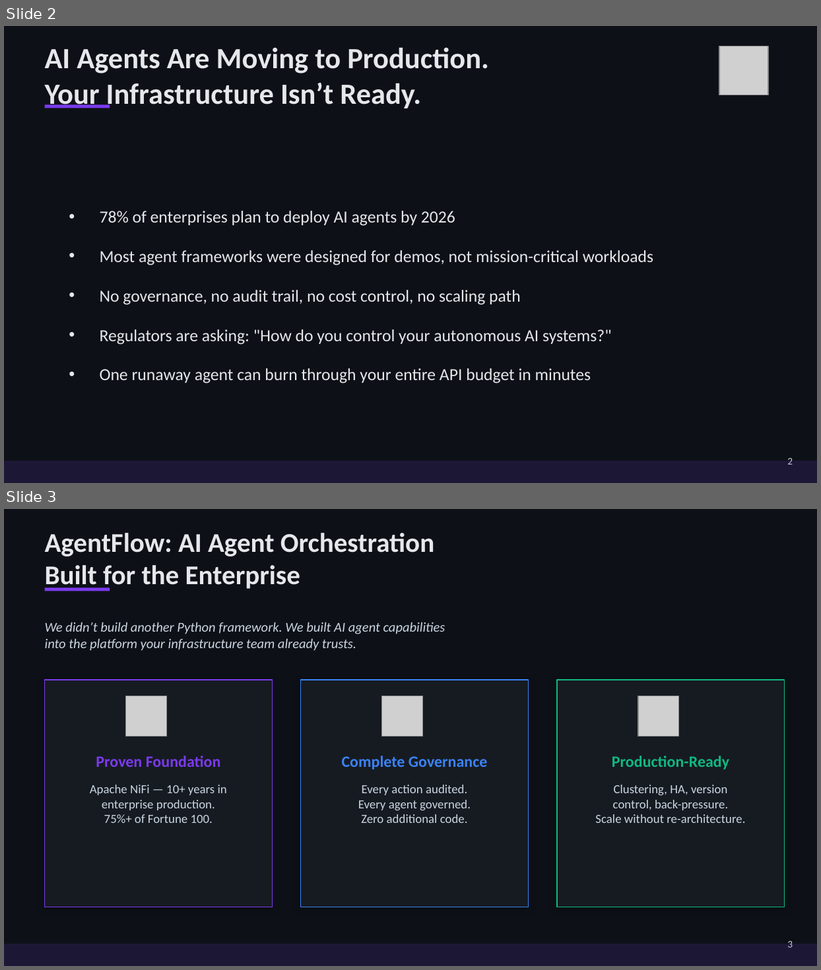
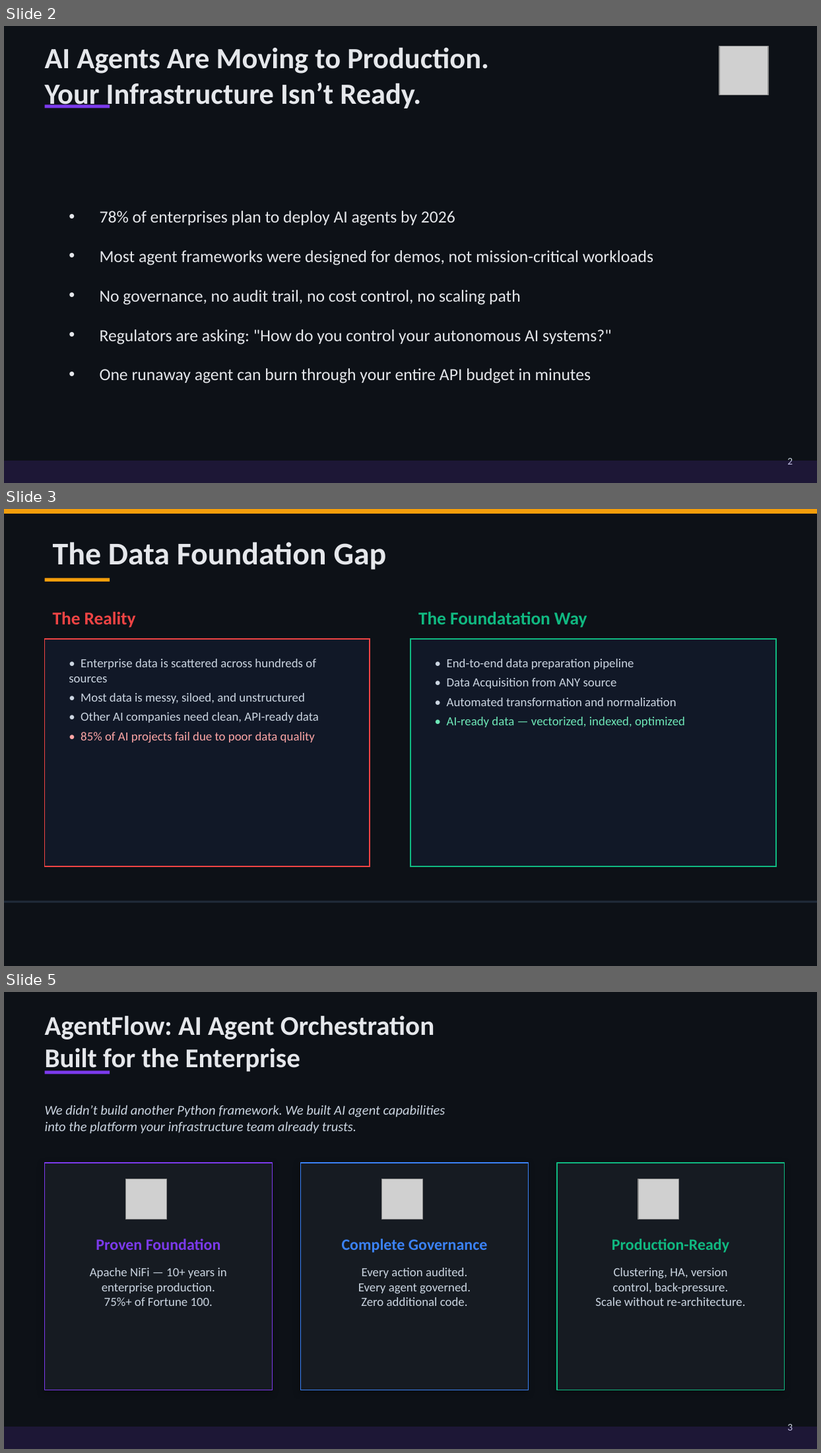
Before and after one commit to bjkolly/agentflow-nifi, a slide deck: docs/agentflow-executive-deck.pptx. Shown one above the other, each under a label of ours: slides 2 and 3 before the commit, slides 2, 3 and 5 after it; the slides between them are not shown. The pictures are 821x970 and 821x1453 pixels, drawn with LibreOffice and Linux fonts; fonts in the diff are those of the drawing; grey boxes stand for pictures. Boxes give left, top, right and bottom in pixels: in the first picture for what was removed or moved away, otherwise in the second. Text is boxed around its words. In the diff, an @@ line names an element or a change of style, - is before the commit and + after.

```diff
--- a/docs/agentflow-executive-deck.pptx
+++ b/docs/agentflow-executive-deck.pptx
@@ slide 3 added at [4, 509, 817, 966], background #0D1117 @@
@@ rectangle added at [4, 509, 817, 514], fill #F59E0B @@
@@ text added at [53, 542, 387, 570], 28 pt, text #E5E7EB, bold @@
+The Data Foundation Gap
@@ rectangle added at [45, 578, 110, 582], fill #F59E0B @@
@@ text added at [53, 611, 136, 628], 16 pt, text #EF4444, bold @@
+The Reality
@@ text added at [418, 612, 587, 628], 16 pt, text #10B981, bold @@
+The Foundatation Way
@@ rectangle added at [45, 639, 370, 867], fill #111827, outline #EF4444 1 pt @@
@@ rectangle added at [411, 639, 776, 867], fill #111827, outline #10B981 1 pt @@
@@ text added at [69, 659, 319, 743], 11 pt, text #CBD5E1 @@
+• Enterprise data is scattered across hundreds of sources
+• Most data is messy, siloed, and unstructured
+• Other AI companies need clean, API-ready data
+• 85% of AI projects fail due to poor data quality
@@ text added at [447, 659, 685, 727], 11 pt, text #CBD5E1 @@
+• End-to-end data preparation pipeline
+• Data Acquisition from ANY source
+• Automated transformation and normalization
+• AI-ready data — vectorized, indexed, optimized
@@ rectangle added at [4, 901, 817, 904], fill #1F2937 @@
@@ what was slide 3 is now slide 5 @@
```
Also in this commit, not shown: 5 slides changed, 1 other slide added, 14 other files.
